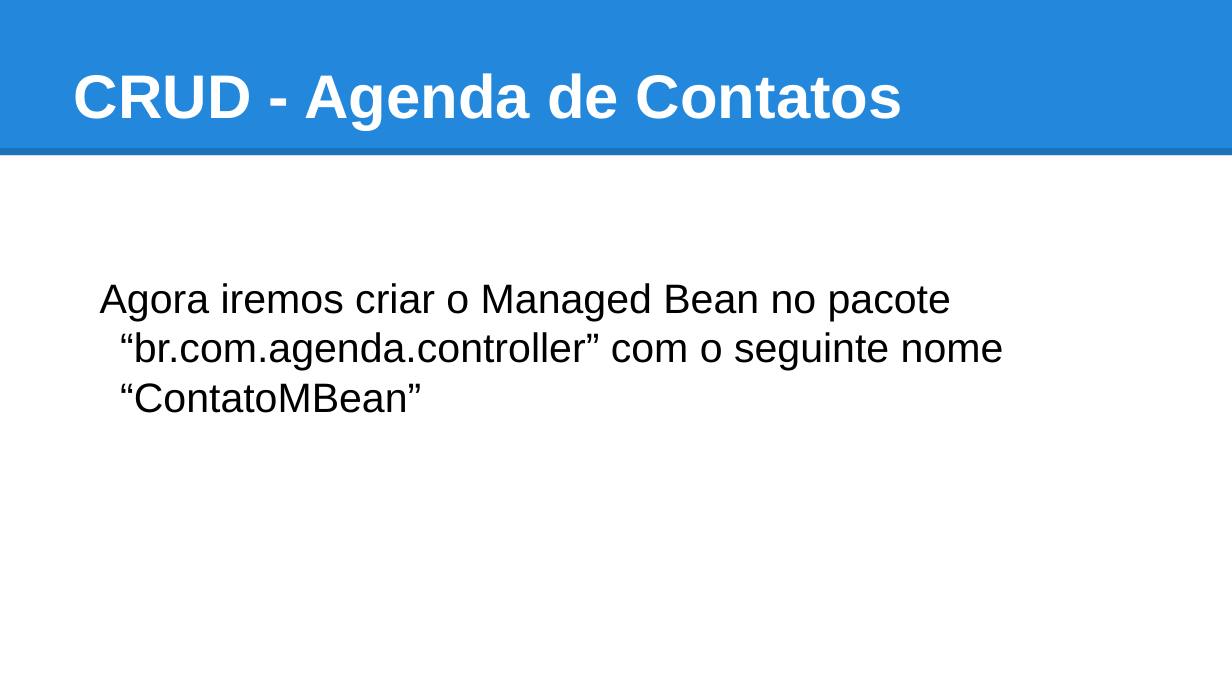
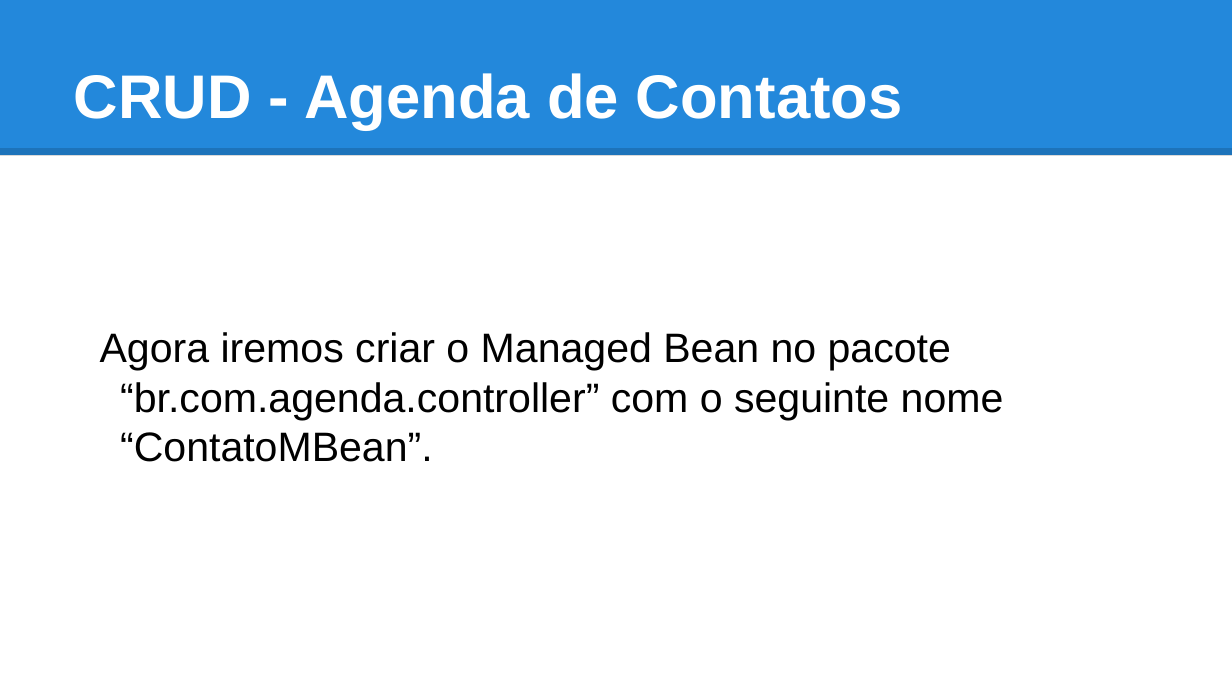
Before and after one commit to tiagogoncalves/jsf_workshop, a slide deck: slide 36 of apresentacao/slide_jsf_prime_faces.pptx (slide 34 before the commit). Drawn at 1232x693 pixels with LibreOffice and Linux fonts; fonts in the diff are those of the drawing. Boxes give left, top, right and bottom in pixels: in the first picture for what was removed or moved away, otherwise in the second. Text is boxed around its words. In the diff, an @@ line names an element or a change of style, - is before the commit and + after.

```diff
--- a/apresentacao/slide_jsf_prime_faces.pptx
+++ b/apresentacao/slide_jsf_prime_faces.pptx
@@ text at (100, 332, 1004, 462): text changed @@
-Agora iremos criar o Managed Bean no pacote “br.com.agenda.controller” com o seguinte nome “ContatoMBean”
+Agora iremos criar o Managed Bean no pacote “br.com.agenda.controller” com o seguinte nome “ContatoMBean”.
```
Also in this commit, not shown: 21 other slides changed, 6 slides added, 1 slide removed, 2 other files.
